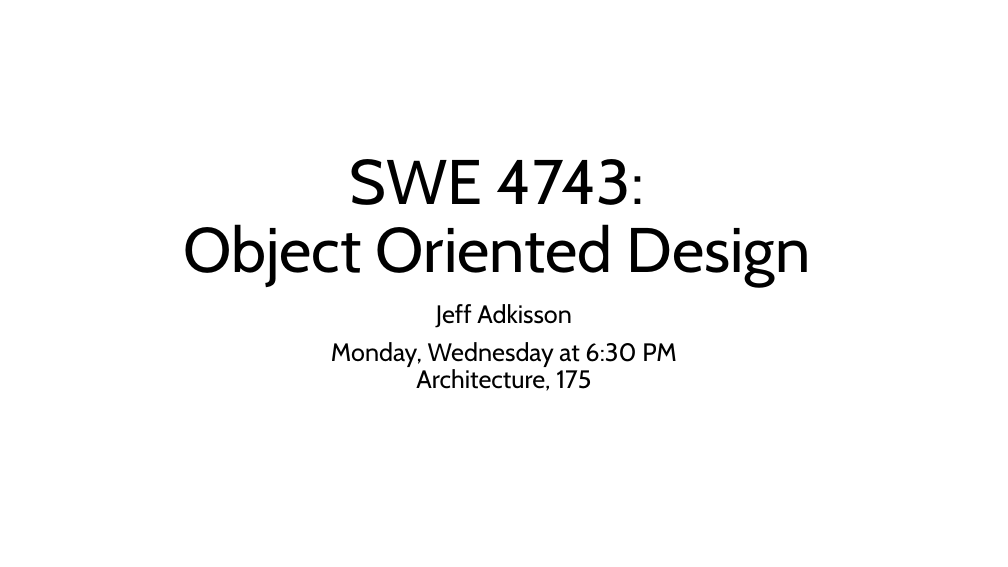
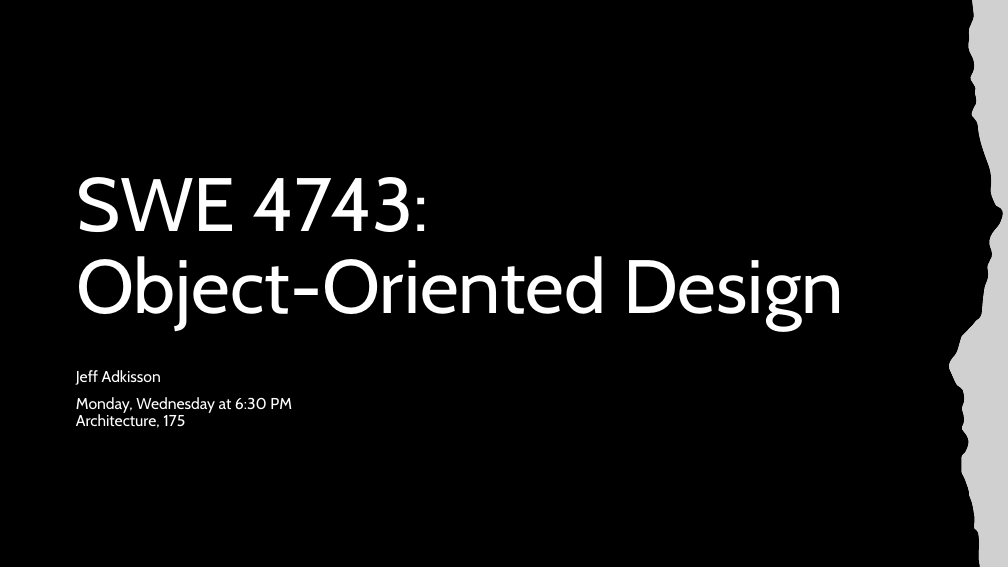
Before and after one commit to jeff-adkisson/swe-4743-spring-2026-oo-design, a slide deck: slide 1 of presentations/02-why-design-matters.pptx. Drawn at 1008x567 pixels with LibreOffice and Linux fonts; fonts in the diff are those of the drawing; grey boxes stand for pictures. Boxes give left, top, right and bottom in pixels: in the first picture for what was removed or moved away, otherwise in the second. Text is boxed around its words. In the diff, an @@ line names an element or a change of style, - is before the commit and + after.

Commit message:
Updates course content and presentation materials
Refreshes the course introduction and design presentation slides with updated content.

[New]
- Adds information regarding course resources.

[Modified]
- Adjusts presentation layouts and content for clarity and accuracy.

sc-XXXX

```diff
--- a/presentations/02-why-design-matters.pptx
+++ b/presentations/02-why-design-matters.pptx
@@ rectangle added at (0, 0, 1008, 567), fill #000000 @@
@@ freeform shape added at (949, 0, 1008, 567), fill #FFFFFF @@
@@ picture added at (949, 0, 1008, 567) @@
@@ title at (76, 177, 843, 329): text changed; size 60 to 72 pt; text colour #000000 to #FFFFFF @@
-SWE 4743:
-Object Oriented Design
+SWE 4743:
+Object-Oriented Design
@@ subtitle "Jeff Adkisson": place and size @@
-subtitle "Jeff Adkisson" at (331, 304, 677, 391)
+subtitle "Jeff Adkisson" at (76, 370, 292, 428)
@@ subtitle "Jeff Adkisson" at (76, 370, 292, 428): size 24 to 15 pt, text colour #000000 to #FFFFFF; alignment centre to left @@
```
Also in this commit, not shown: 1 slide removed, 7 other files.
